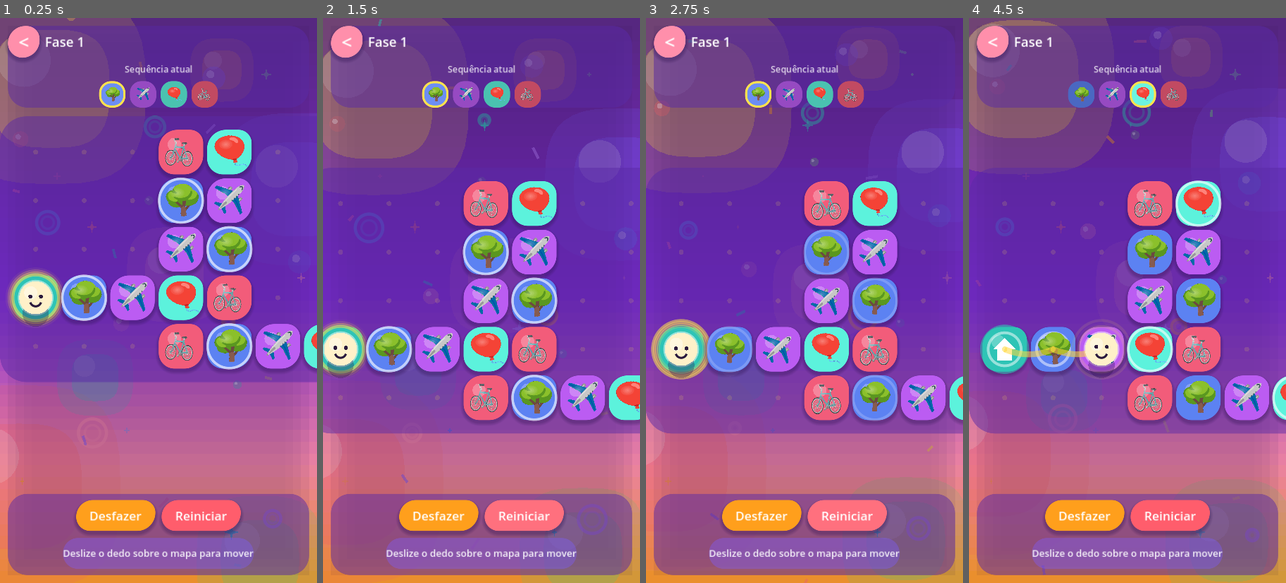
Above: before the commit, frames 1-4 (left to right).
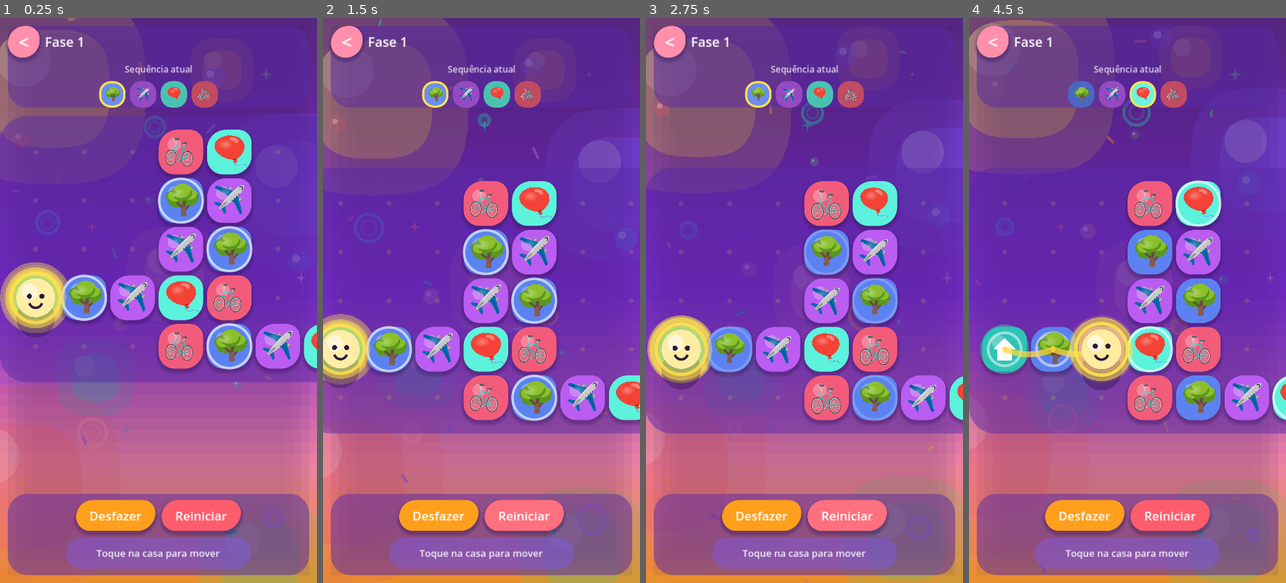
Above: after the commit, the same moments.

Repository: robertoaraujomf/Amarelo-Game-Siga-E-Repita
Game: Godot game, scene res://scenes/game/Game.tscn
The game is run twice, just before and just after one commit, with the same random seed, the same clock (stepped at 60 frames per second) and the same inputs. This scene is started directly instead of the project's main scene.
Inputs (mouse positions are in pixels of both pictures, inside the frame that each line leads up to):
- Up to frame 1 (0.25 s): no input
- Up to frame 2 (1.5 s): click "Reiniciar" at 0.5 s; click "Reiniciar" at 1.25 s
- Up to frame 3 (2.75 s): click "Reiniciar" at 2 s
- Up to frame 4 (4.5 s): move the mouse to (1197, 272) at 2.77 s; hold Right (move_right) 2.78-3.5 s; click (1197, 272) at 2.92 s; drag from (1064, 328) to (1111, 413) at 3.52 s; move the mouse to (1159, 176) at 4.27 s; hold Right (move_right) from 4.28 s (still down); click (1159, 176) at 4.42 s

The runs differ from the first frame. In frame 1, 2.6% of the frame differs, in the area x 0-80%, y 43-98%; in frame 2, 2.1%; in frame 3, 2.4%; in frame 4, 2.7%, in the area x 10-80%, y 52-98%.

Commit message:
feat: fase 18 e ajuste de tela; atualiza apk

Diff:
--- /dev/null
+++ b/levels/level_16.json
@@ -0,0 +1,23 @@
+{
+  "id": 16,
+  "sequences": [
+    [
+      "arvore",
+      "aviao",
+      "balao",
+      "bicicleta"
+    ]
+  ],
+  "matrix": [
+    "X X X arvore aviao balao bicicleta arvore bicicleta balao bicicleta arvore aviao X X arvore bicicleta",
+    "X X X bicicleta X bicicleta balao aviao arvore aviao arvore aviao balao bicicleta arvore aviao balao",
+    "aviao arvore bicicleta balao bicicleta arvore aviao balao bicicleta arvore bicicleta balao aviao arvore aviao arvore bicicleta",
+    "balao X arvore aviao arvore aviao arvore bicicleta X & arvore aviao arvore bicicleta balao X arvore",
+    "bicicleta arvore bicicleta arvore bicicleta balao aviao balao X balao aviao arvore aviao balao bicicleta arvore aviao",
+    "X aviao balao aviao arvore aviao arvore X arvore bicicleta balao bicicleta balao aviao arvore bicicleta balao",
+    "X arvore bicicleta X bicicleta X bicicleta balao aviao arvore aviao arvore aviao X aviao balao bicicleta",
+    "X aviao arvore X balao bicicleta X X X X X bicicleta arvore X balao aviao arvore",
+    "bicicleta balao bicicleta arvore aviao arvore X X X X X balao aviao arvore bicicleta X X",
+    "arvore aviao X X balao bicicleta § X X X X X X X X X X"
+  ]
+}
--- /dev/null
+++ b/levels/level_17.json
@@ -0,0 +1,25 @@
+{
+  "id": 17,
+  "sequences": [
+    [
+      "bombom",
+      "carro",
+      "castelo",
+      "coracao"
+    ]
+  ],
+  "matrix": [
+    "X X X X carro bombom X X X X X X X X X X carro castelo X br",
+    "X X X carro castelo coracao § X X X X X X X X X bombom coracao bombom br",
+    "X X coracao bombom coracao bombom coracao X X X X X X X X castelo coracao castelo carro br",
+    "bombom coracao castelo X X carro castelo coracao bombom carro bombom X X X bombom carro X coracao bombom br",
+    "carro bombom carro bombom carro bombom & bombom carro castelo coracao bombom X X coracao castelo X bombom X br",
+    "castelo coracao bombom coracao castelo coracao castelo carro X X bombom carro castelo coracao bombom carro bombom carro castelo br",
+    "carro bombom carro castelo coracao X carro X coracao bombom X bombom coracao castelo carro castelo coracao bombom coracao br",
+    "bombom coracao castelo carro bombom X bombom coracao castelo carro castelo carro bombom coracao bombom coracao bombom carro X br",
+    "X X coracao bombom X X X X coracao bombom coracao castelo X castelo coracao castelo carro castelo coracao br",
+    "X X X X X X X coracao castelo carro bombom X X carro bombom coracao X carro bombom br",
+    "X X X X X X X bombom carro X X X X X coracao castelo carro castelo coracao br",
+    "X X X X X X X X X X X X X X bombom carro bombom coracao X br"
+  ]
+}
--- /dev/null
+++ b/levels/level_18.json
@@ -0,0 +1,22 @@
+{
+  "id": 18,
+  "sequences": [
+    [
+      "elefante",
+      "escada",
+      "flauta",
+      "livro"
+    ]
+  ],
+  "matrix": [
+    "X X elefante livro elefante escada flauta livro flauta escada elefante escada flauta X X X X escada flauta livro flauta escada br",
+    "& elefante escada flauta livro flauta livro elefante escada flauta livro flauta livro X X X escada elefante livro elefante X elefante br",
+    "X livro flauta escada elefante livro flauta escada elefante livro elefante escada elefante X X livro flauta livro elefante escada flauta livro br",
+    "X X X X X X X X X X X X escada X X elefante escada flauta escada elefante livro X br",
+    "X X X X X X X X X X X X flauta X flauta livro elefante livro elefante escada elefante livro br",
+    "X X X X X X X X X X X X livro elefante escada flauta escada X escada flauta livro flauta br",
+    "X X X X X X X X X X elefante escada elefante livro flauta livro elefante livro X livro elefante escada br",
+    "X X X X X X X X X X livro flauta X elefante escada elefante X flauta escada elefante X X br",
+    "X X X X X X X X X X X livro § livro flauta X X X X X X X br"
+  ]
+}
--- a/project.godot
+++ b/project.godot
@@ -27,7 +27,9 @@
 
 window/size/viewport_width=720
 window/size/viewport_height=1280
+window/size/resizable=true
 window/stretch/mode="canvas_items"
+window/stretch/aspect="expand"
 window/handheld/orientation=1
 
 [input_devices]
@@ -38,4 +40,5 @@
 
 renderer/rendering_method="gl_compatibility"
 renderer/rendering_method.mobile="gl_compatibility"
+textures/vram_compression/import_etc2_astc=true
 environment/defaults/default_clear_color=Color(0.356863, 0.164706, 0.52549, 1)
--- a/scripts/autoload/Sequences.gd
+++ b/scripts/autoload/Sequences.gd
@@ -1,6 +1,14 @@
 extends Node
 ## Autoload "Sequences" - sequências canônicas de figuras usadas nas fases.
-## Cada entrada é um conjunto de 4 figuras (a ordem de jogo é definida pela fase).
+## Cada entrada é um conjunto de figuras (a ordem de jogo é definida pela fase).
+
+const TODAS_FIGURAS: Array = [
+	"arvore", "aviao", "balao", "bicicleta",
+	"bombom", "carro", "castelo", "coracao",
+	"elefante", "escada", "flauta", "livro",
+	"macaco", "melancia", "morango", "passarinho",
+	"peixe", "piano", "tenis", "tigre",
+]
 
 const SEQUENCIAS: Array = [
 	["arvore", "aviao", "balao", "bicicleta"],
@@ -11,9 +19,14 @@
 ]
 
 
+## Quantidade de figuras por sequência é sempre 4 (sem aumento por faixa de fases).
+func quantidade_figuras(phase_number: int) -> int:
+	return 4
+
+
 func sequencia_da_fase(phase_number: int) -> Array:
 	# Fases 1..5 usam sequencias 0..4; depois reinicia (6->0, 7->1, ...).
 	if SEQUENCIAS.is_empty():
 		return []
-	var idx := (phase_number - 1) % SEQUENCIAS.size()
-	return SEQUENCIAS[idx]
+	var idx := (maxi(phase_number, 1) - 1) % SEQUENCIAS.size()
+	return SEQUENCIAS[idx].duplicate()
--- a/scripts/board/Board.gd
+++ b/scripts/board/Board.gd
@@ -38,13 +38,7 @@
 var _trail_cells: Array[Vector2i] = []
 var _is_moving := false
 var _pending_win := false
-var _swipe_start := Vector2.ZERO
-var _swipe_current_pos := Vector2.ZERO
-var _swipe_last_pos := Vector2.ZERO
-var _swipe_active := false
-var _swipe_dir := Vector2i.ZERO
-var _swipe_touch_index := -1
-var _mouse_swiping := false
+# (swipe removido: movimento por toque direto na casa)
 var _history: Array = []            # snapshots para "desfazer"
 var _input_enabled := true
 
@@ -151,39 +145,6 @@
 	if camera == null or player == null:
 		return
 	camera.position = _camera_target()
-	if _swipe_active and matrix != null:
-		var d_from_start := _swipe_current_pos - _swipe_start
-		var d_dir := _swipe_current_pos - _swipe_last_pos
-		_swipe_last_pos = _swipe_current_pos
-		var candidate_dir := _swipe_dir
-		if d_dir.length() >= 4.0 or d_from_start.length() >= SWIPE_MIN_DISTANCE:
-			var dd := d_dir
-			if dd.length() < 1.0:
-				dd = d_from_start
-			if dd.length() >= 1.0:
-				if absf(dd.x) >= absf(dd.y):
-					candidate_dir = Vector2i(int(signf(dd.x)), 0)
-				else:
-					candidate_dir = Vector2i(0, int(signf(dd.y)))
-		if candidate_dir != Vector2i.ZERO:
-			_swipe_dir = candidate_dir
-			if not _is_moving:
-				var target := player_cell + _swipe_dir
-				if matrix.is_inside(target) and rules.can_move(player_cell, target):
-					try_move(_swipe_dir)
-				else:
-					# Nao cancela o arrasto: permite mudar de direcao sem soltar.
-					if matrix.is_inside(target) and LevelMatrix.is_end(matrix.symbol_at(target)) \
-							and not rules.all_visited():
-						_emit_end_blocked()
-		elif d_from_start.length() < SWIPE_MIN_DISTANCE:
-			pass
-		else:
-			_swipe_active = false
-			_swipe_dir = Vector2i.ZERO
-			_swipe_touch_index = -1
-			_mouse_swiping = false
-
 
 ## Segue o jogador suavemente, sem deformar proporcao, respeitando as margens
 ## da HUD. Se o tabuleiro couber na faixa visivel ele fica centralizado; se for
@@ -231,6 +192,28 @@
 
 
 # ------------------------------------------------------------------- input
+func _screen_to_cell(screen_pos: Vector2) -> Vector2i:
+	var world_pos := _screen_to_world(screen_pos)
+	return Vector2i(
+		int(floor((world_pos.x - _cell_offset.x) / cell_size + 0.5)),
+		int(floor((world_pos.y - _cell_offset.y) / cell_size + 0.5))
+	)
+
+
+func _tap_move(screen_pos: Vector2) -> void:
+	if _is_moving or matrix == null:
+		return
+	var cell := _screen_to_cell(screen_pos)
+	if not tiles.has(cell):
+		return
+	if cell == player_cell:
+		return
+	var dir := cell - player_cell
+	if not ((dir.x == 0 and abs(dir.y) == 1) or (dir.y == 0 and abs(dir.x) == 1)):
+		return
+	try_move(dir)
+
+
 func _unhandled_input(event: InputEvent) -> void:
 	if matrix == null or not _input_enabled:
 		return
@@ -244,108 +227,50 @@
 					_pan_touch_index = -1000
 					_pan_start_pointer = event.position
 					_pan_start_offset = _pan_offset
-					_swipe_active = false
-					_mouse_swiping = false
-					_swipe_dir = Vector2i.ZERO
 				else:
-					_swipe_start = event.position
-					_swipe_current_pos = event.position
-					_swipe_last_pos = event.position
-					_swipe_active = true
-					_mouse_swiping = true
-					_swipe_dir = Vector2i.ZERO
-					_swipe_touch_index = -1000
+					_tap_move(event.position)
 			else:
 				if _panning and _pan_touch_index == -1000:
 					_panning = false
 					_pan_touch_index = -1
-				_swipe_active = false
-				_mouse_swiping = false
-				_swipe_dir = Vector2i.ZERO
-				_swipe_touch_index = -1
-
-	if event is InputEventScreenTouch:
+
+	elif event is InputEventScreenTouch:
 		if event.pressed:
 			if _is_empty_at(event.position):
 				_panning = true
 				_pan_touch_index = event.index
 				_pan_start_pointer = event.position
 				_pan_start_offset = _pan_offset
-				_swipe_active = false
-				_mouse_swiping = false
-				_swipe_dir = Vector2i.ZERO
 			else:
-				_swipe_start = event.position
-				_swipe_current_pos = event.position
-				_swipe_last_pos = event.position
-				_swipe_active = true
-				_swipe_dir = Vector2i.ZERO
-				_swipe_touch_index = event.index
+				_tap_move(event.position)
 		else:
 			if _panning and event.index == _pan_touch_index:
 				_panning = false
 				_pan_touch_index = -1
-			elif _swipe_active and ((_mouse_swiping and event.index == -1000) or event.index == _swipe_touch_index):
-				_swipe_active = false
-				_mouse_swiping = false
-				_swipe_dir = Vector2i.ZERO
-				_swipe_touch_index = -1
 	elif event is InputEventScreenDrag:
 		if _panning and event.index == _pan_touch_index:
 			_update_pan(event.position)
-		elif _swipe_active and ((_mouse_swiping and event.index == -1000) or event.index == _swipe_touch_index):
-			_swipe_current_pos = event.position
 	elif event is InputEventMouseMotion:
 		if _panning and _pan_touch_index == -1000:
 			_update_pan(event.position)
-		elif _swipe_active and _mouse_swiping:
-			_swipe_current_pos = event.position
-
-	if _is_moving and not (_swipe_active):
+
+	if _is_moving:
 		return
 
 	if event.is_action_pressed("move_up"):
-		_swipe_active = false
-		_swipe_dir = Vector2i.ZERO
-		_mouse_swiping = false
-		_swipe_touch_index = -1
 		try_move(Vector2i(0, -1)); return
 	if event.is_action_pressed("move_down"):
-		_swipe_active = false
-		_swipe_dir = Vector2i.ZERO
-		_mouse_swiping = false
-		_swipe_touch_index = -1
 		try_move(Vector2i(0, 1)); return
 	if event.is_action_pressed("move_left"):
-		_swipe_active = false
-		_swipe_dir = Vector2i.ZERO
-		_mouse_swiping = false
-		_swipe_touch_index = -1
 		try_move(Vector2i(-1, 0)); return
 	if event.is_action_pressed("move_right"):
-		_swipe_active = false
-		_swipe_dir = Vector2i.ZERO
-		_mouse_swiping = false
-		_swipe_touch_index = -1
 		try_move(Vector2i(1, 0)); return
-
-
-func _resolve_swipe(delta: Vector2) -> void:
-	if delta.length() < SWIPE_MIN_DISTANCE:
-		return
-	if absf(delta.x) >= absf(delta.y):
-		try_move(Vector2i(int(signf(delta.x)), 0))
-	else:
-		try_move(Vector2i(0, int(signf(delta.y))))
 
 
 # --------------------------------------------------------------- movimento
 func set_input_enabled(enabled: bool) -> void:
 	_input_enabled = enabled
 	if not enabled:
-		_swipe_active = false
-		_mouse_swiping = false
-		_swipe_dir = Vector2i.ZERO
 		_panning = false
 
 func try_move(dir: Vector2i) -> void:
@@ -368,9 +293,6 @@
 		trail.set_cells(_trail_cells)
 
 	_is_moving = true
-	if _swipe_active:
-		_swipe_start = _swipe_current_pos
-		_swipe_last_pos = _swipe_current_pos
 	_pending_win = rules.is_won(target)
 	_refresh_visuals()
 	sequence_changed.emit()
@@ -383,28 +305,6 @@
 		_pending_win = false
 		won.emit()
 		return
-	if _swipe_active and matrix != null:
-		var d_from_start := _swipe_current_pos - _swipe_start
-		var d_dir := _swipe_current_pos - _swipe_last_pos
-		var candidate_dir := _swipe_dir
-		var dd := d_dir
-		if dd.length() < 1.0:
-			dd = d_from_start
-		if dd.length() >= 1.0 and (d_from_start.length() >= SWIPE_MIN_DISTANCE or dd.length() >= 4.0):
-			if absf(dd.x) >= absf(dd.y):
-				candidate_dir = Vector2i(int(signf(dd.x)), 0)
-			else:
-				candidate_dir = Vector2i(0, int(signf(dd.y)))
-		if candidate_dir != Vector2i.ZERO:
-			_swipe_dir = candidate_dir
-			var target := player_cell + _swipe_dir
-			if matrix.is_inside(target) and rules.can_move(player_cell, target):
-				try_move(_swipe_dir)
-				return
-			if matrix.is_inside(target) and LevelMatrix.is_end(matrix.symbol_at(target)) \
-					and not rules.all_visited():
-				_emit_end_blocked()
-		# Mantem o arrasto ativo para permitir mudar de direcao sem soltar.
 
 
 func _emit_blocked() -> void:
--- a/scripts/board/Player.gd
+++ b/scripts/board/Player.gd
@@ -6,10 +6,12 @@
 
 var cell_size: float = 96.0
 var _bob: float = 0.0
+var _pulse: float = 0.0
 
 
 func _process(delta: float) -> void:
 	_bob += delta
+	_pulse += delta
 	queue_redraw()
 
 
@@ -21,17 +23,34 @@
 
 
 func _draw() -> void:
-	var r := cell_size * 0.34
-	# Sombra (violeta, nunca preta)
-	draw_circle(Vector2(0.0, r * 0.95), r * 0.8, StyleFactory.SHADOW)
-	# Corpo
-	draw_circle(Vector2.ZERO, r, Color("fff1c9"))
-	draw_circle(Vector2(-r * 0.3, -r * 0.3), r * 0.4, Color(1, 1, 1, 0.4))
-	# Olhos com leve "olhar" animado
+	var p := 0.5 + 0.5 * sin(_pulse * 3.2)
+	var r := cell_size * (0.34 + 0.07 * p)
+
+	# Sombra pulsante (violeta, nunca preta).
+	var shadow_a := 0.22 + 0.18 * p
+	var shadow_r := r * (0.86 + 0.16 * p)
+	draw_circle(Vector2(0.0, r * 1.05), shadow_r, Color(StyleFactory.SHADOW, shadow_a))
+
+	# Brilho externo (glow) pulsante em tamanho e intensidade.
+	var glow_a := 0.18 + 0.32 * p
+	var glow_r := r * (1.35 + 0.25 * p)
+	draw_circle(Vector2.ZERO, glow_r, Color(StyleFactory.HIGHLIGHT, glow_a))
+
+	# Anel colorido pulsante ao redor da figura.
+	var ring_a := 0.35 + 0.55 * p
+	draw_arc(Vector2.ZERO, r * (1.12 + 0.18 * p), 0.0, TAU, 56,
+			Color(StyleFactory.HIGHLIGHT, ring_a), r * 0.14, true)
+
+	# Corpo com cor pulsante.
+	var body := Color("fff1c9").lerp(Color("ffe24d"), 0.35 * p)
+	draw_circle(Vector2.ZERO, r, body)
+	draw_circle(Vector2(-r * 0.3, -r * 0.3), r * 0.42, Color(1, 1, 1, 0.45 + 0.15 * p))
+
+	# Olhos com leve "olhar" animado.
 	var eye := Color("2b1a3d")
 	var look := Vector2(0.0, sin(_bob * 2.0) * r * 0.05)
-	draw_circle(Vector2(-r * 0.32, -r * 0.10) + look, r * 0.12, eye)
-	draw_circle(Vector2(r * 0.32, -r * 0.10) + look, r * 0.12, eye)
+	draw_circle(Vector2(-r * 0.32, -r * 0.10) + look, r * 0.13, eye)
+	draw_circle(Vector2(r * 0.32, -r * 0.10) + look, r * 0.13, eye)
 	# Sorriso
 	draw_arc(Vector2(0.0, r * 0.18), r * 0.34, deg_to_rad(20.0), deg_to_rad(160.0),
 			16, eye, r * 0.10, true)
--- a/scripts/board/Tile.gd
+++ b/scripts/board/Tile.gd
@@ -186,8 +186,11 @@
 ## Borda amarela, brilhante e piscando na posição atual do player.
 func _draw_player_halo(r: float) -> void:
 	var t := _time * 5.0
-	for i in 4:
-		var a := 0.55 * (0.5 + 0.5 * sin(t - float(i) * 0.7))
-		var rr := r * (1.02 + float(i) * 0.09)
+	var p := 0.5 + 0.5 * sin(t)
+	# Brilho de fundo pulsante.
+	draw_circle(Vector2.ZERO, r * (1.35 + 0.25 * p), Color(StyleFactory.HIGHLIGHT, 0.12 + 0.28 * p))
+	for i in 5:
+		var a := 0.6 * (0.5 + 0.5 * sin(t - float(i) * 0.6))
+		var rr := r * (1.02 + float(i) * 0.10 + 0.06 * p)
 		draw_arc(Vector2.ZERO, rr, 0.0, TAU, 56,
-				Color(StyleFactory.HIGHLIGHT, a), r * 0.10, true)
+				Color(StyleFactory.HIGHLIGHT, a), r * (0.11 + 0.04 * p), true)
--- a/scripts/board/TrailLayer.gd
+++ b/scripts/board/TrailLayer.gd
@@ -21,7 +21,7 @@
 func _draw() -> void:
 	if cells.size() < 1:
 		return
-	var col := Color(StyleFactory.TRAIL, 0.55)
+	var col := Color(StyleFactory.TRAIL, 0.715)
 
 	if cells.size() >= 2:
 		var pts := PackedVector2Array()
--- a/scripts/ui/Hud.gd
+++ b/scripts/ui/Hud.gd
@@ -166,7 +166,7 @@
 
 	# Dica de swipe (modo toque)
 	_swipe_hint = Label.new()
-	_swipe_hint.text = "Deslize o dedo sobre o mapa para mover"
+	_swipe_hint.text = "Toque na casa para mover"
 	_swipe_hint.add_theme_font_size_override("font_size", 22)
 	_swipe_hint.add_theme_color_override("font_color", Color(1, 1, 1, 0.92))
 	_swipe_hint.horizontal_alignment = HORIZONTAL_ALIGNMENT_CENTER
--- a/scripts/ui/LevelSelect.gd
+++ b/scripts/ui/LevelSelect.gd
@@ -49,7 +49,7 @@
 	# Apenas as fases 1 a 13 ficam visiveis na trilha por enquanto.
 	var visible_levels: Array = []
 	for lvl in Levels.levels:
-		if int(lvl.get("id", 0)) <= 15:
+		if int(lvl.get("id", 0)) <= 30:
 			visible_levels.append(lvl)
 	trail.build(visible_levels, GameState)
 	_scroll.add_child(trail)
@@ -71,7 +71,7 @@
 func _focus_current_phase(trail: LevelTrail) -> void:
 	if _scroll == null or trail == null:
 		return
-	var target_id := clampi(GameState.next_level_id(), 1, maxi(mini(Levels.count(), 15), 1))
+	var target_id := clampi(GameState.next_level_id(), 1, maxi(mini(Levels.count(), 30), 1))
 	var pos := trail.node_pos(target_id)
 	# Centraliza o circulo da fase atual na viewport.
 	_scroll.scroll_horizontal = int(pos.x - _scroll.size.x * 0.5)
--- a/scripts/ui/LevelTrail.gd
+++ b/scripts/ui/LevelTrail.gd
@@ -261,10 +261,10 @@
 		var perp := Vector2(-d.y, d.x)
 		if perp.length() < 0.001:
 			perp = Vector2(0, -1)
-		var wobble := 20.0 + 12.0 * sin(float(i) * 2.3) + 8.0 * cos(float(i) * 1.9)
+		var wobble := 40.0 + 24.0 * sin(float(i) * 2.3) + 16.0 * cos(float(i) * 1.9)
 		var c := mid + perp.normalized() * wobble
-		for s in range(11):
-			var t := float(s) / 10.0
+		for s in range(17):
+			var t := float(s) / 16.0
 			var mt := 1.0 - t
 			pts.append(mt * mt * p0 + 2.0 * mt * t * c + t * t * p1)
 	return pts
--- a/scripts/ui/SettingsMenu.gd
+++ b/scripts/ui/SettingsMenu.gd
@@ -45,7 +45,7 @@
 	caption.add_theme_color_override("font_color", Color(1, 1, 1, 0.85))
 	col.add_child(caption)
 
-	_swipe_btn = StyleFactory.make_button("Toque / Deslizar", Color("6bcb77"), 34)
+	_swipe_btn = StyleFactory.make_button("Toque na casa", Color("6bcb77"), 34)
 	_swipe_btn.pressed.connect(func() -> void:
 		Settings.set_control_mode(Settings.ControlMode.SWIPE)
 		_refresh())
